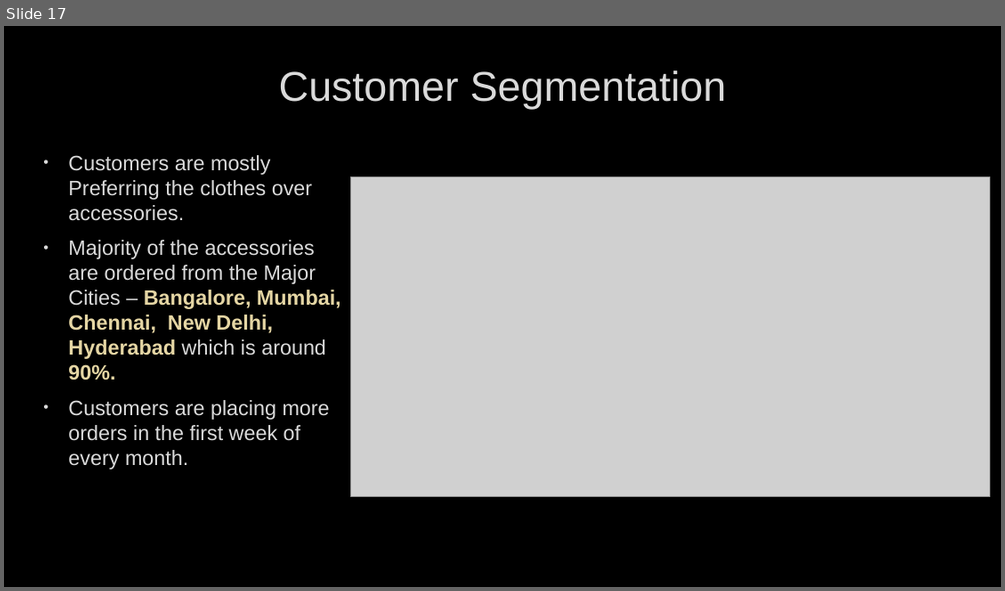
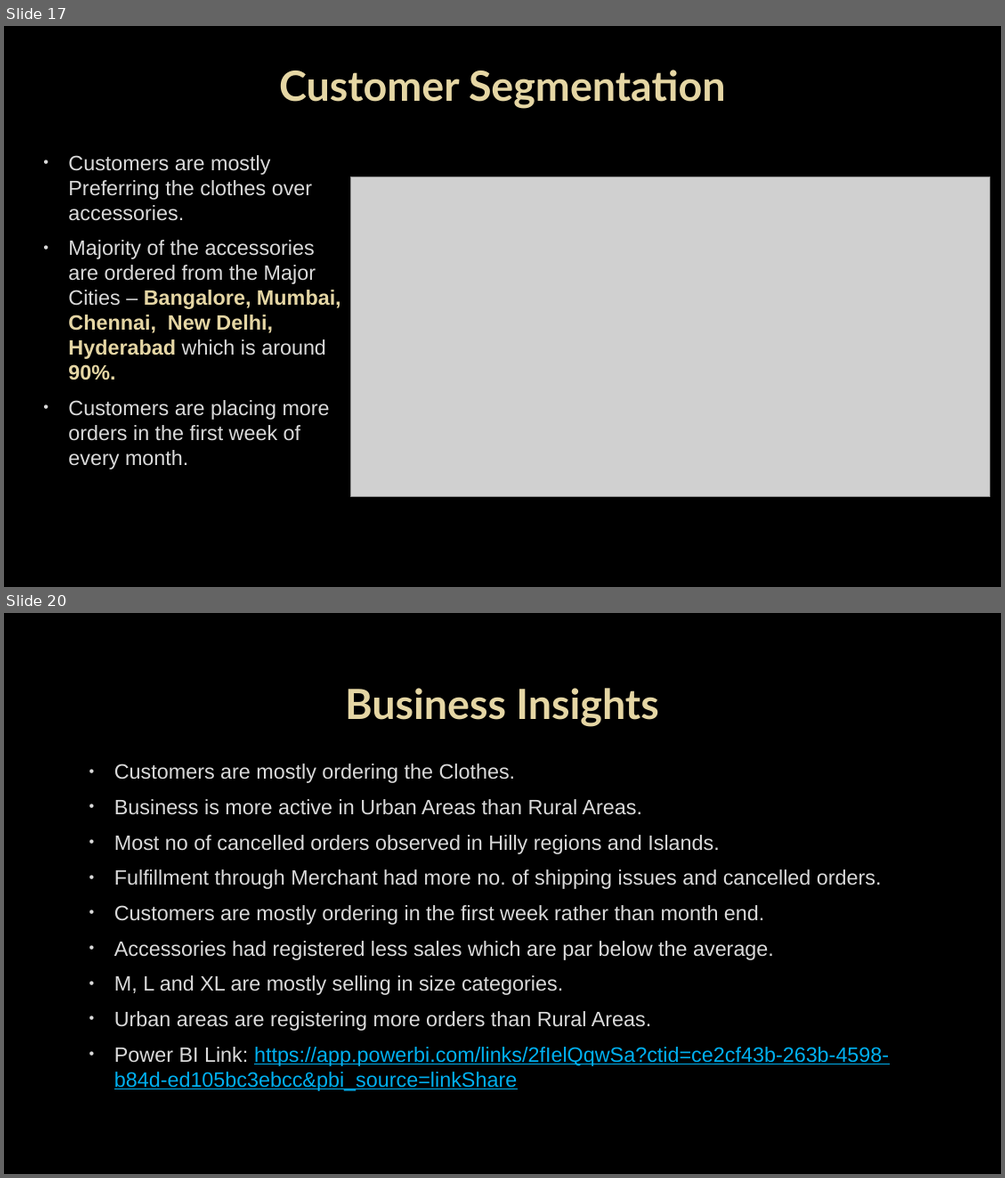
Before and after one commit to saikrishnatandasi/amazon-innobyte, a slide deck: Amazon Sales Analysis.pptx. Shown one above the other, each under a label of ours: slide 17 before the commit, slides 17 and 20 after it; the slides between them are not shown. The pictures are 1005x591 and 1005x1178 pixels, drawn with LibreOffice and Linux fonts; fonts in the diff are those of the drawing; grey boxes stand for pictures; background and template pictures are left out. Boxes give left, top, right and bottom in pixels: in the first picture for what was removed or moved away, otherwise in the second. Text is boxed around its words. In the diff, an @@ line names an element or a change of style, - is before the commit and + after.

```diff
--- a/Amazon Sales Analysis.pptx
+++ b/Amazon Sales Analysis.pptx
@@ slide 20 added at (4,613,1001,1174), background picture (left out) @@
@@ title added at (345,688,658,727), 40 pt, text #E5D6A4, bold @@
+Business Insights
@@ text added at (114,763,889,1091), 20 pt, text #DADADA @@
+• Customers are mostly ordering the Clothes.
+• Business is more active in Urban Areas than Rural Areas.
+• Most no of cancelled orders observed in Hilly regions and Islands.
+• Fulfillment through Merchant had more no. of shipping issues and cancelled orders.
+• Customers are mostly ordering in the first week rather than month end.
+• Accessories had registered less sales which are par below the average.
+• M, L and XL are mostly selling in size categories.
+• Urban areas are registering more orders than Rural Areas.
+• Power BI Link: https://app.powerbi.com/links/2fIelQqwSa?ctid=ce2cf43b-263b-4598-b84d-ed105bc3ebcc&pbi_source=linkShare
@@ slide 17 changed as well @@
@@ title "Customer Segmentation" at (279,70,726,109): font Arial to Lato, text colour #DADADA to #E5D6A4, bold on @@
```
Also in this commit, not shown: 16 other slides changed, 4 other slides added, 1 slide removed, 3 other files.
